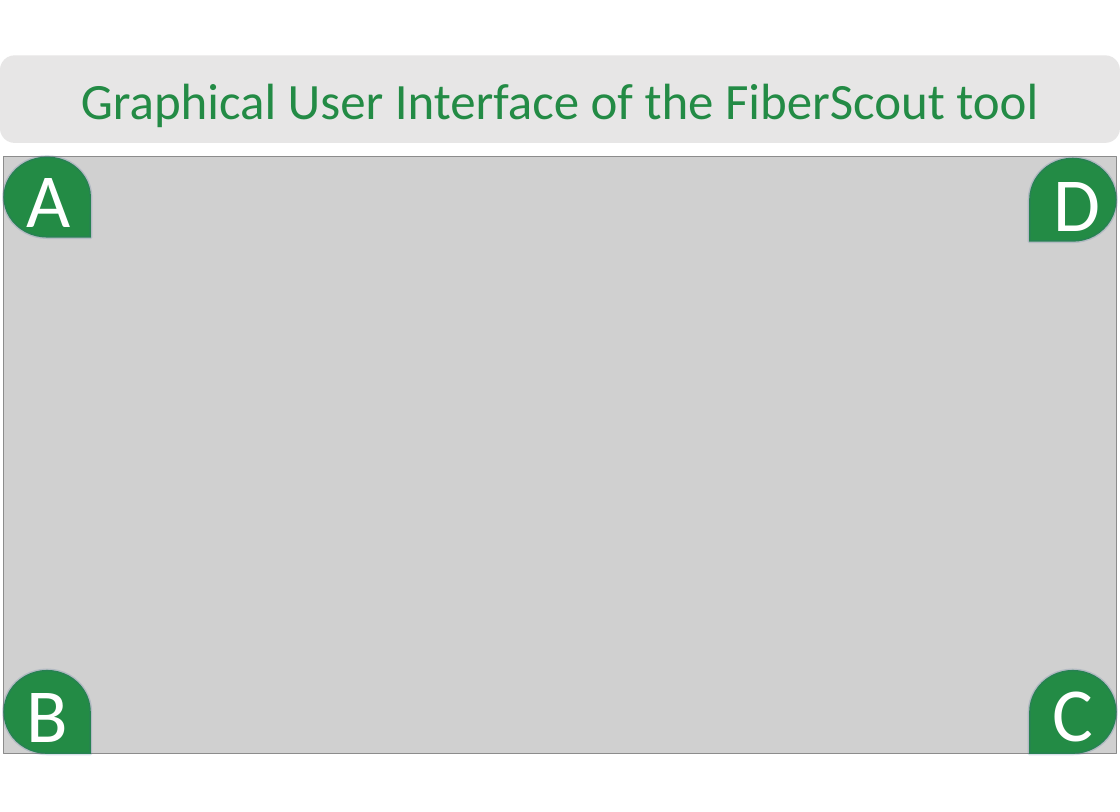
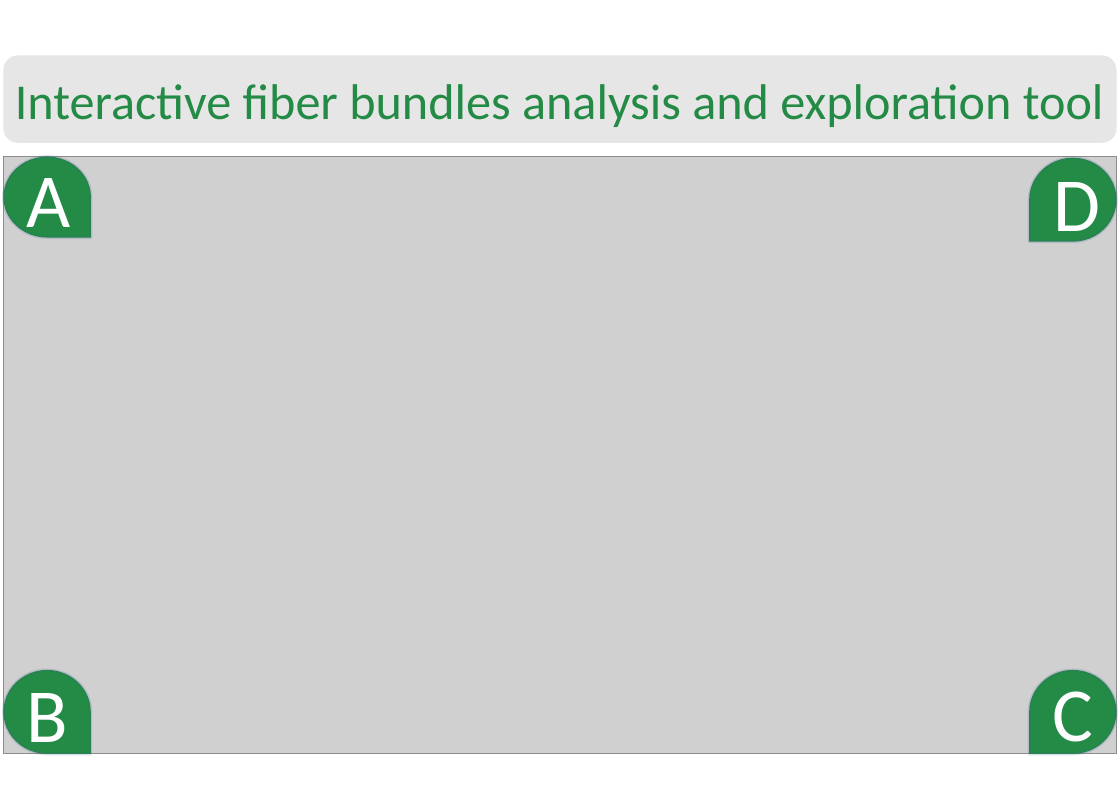
Before and after one commit to bhattaca/metaTracts_tvcg, a slide deck: slide 2 of images/FiberScout_MetaTracts_GUI.pptx. Drawn at 1120x812 pixels with LibreOffice and Linux fonts; fonts in the diff are those of the drawing; grey boxes stand for pictures. Boxes give left, top, right and bottom in pixels: in the first picture for what was removed or moved away, otherwise in the second. Text is boxed around its words. In the diff, an @@ line names an element or a change of style, - is before the commit and + after.

Commit message:
section 8 text added + related work extended (FiberScout)

```diff
--- a/images/FiberScout_MetaTracts_GUI.pptx
+++ b/images/FiberScout_MetaTracts_GUI.pptx
@@ rounded rectangle "Interactive fiber bundles analysis and ..." resized from (x1=0, y1=55, x2=1120, y2=143) to (x1=3, y1=55, x2=1116, y2=143) @@
@@ text in rounded rectangle at (x1=15, y1=84, x2=1104, y2=127): text changed; size 36 to 35.5 pt @@
-Graphical User Interface of the FiberScout tool
+Interactive fiber bundles analysis and exploration tool
```
Also in this commit, not shown: 9 other files.
